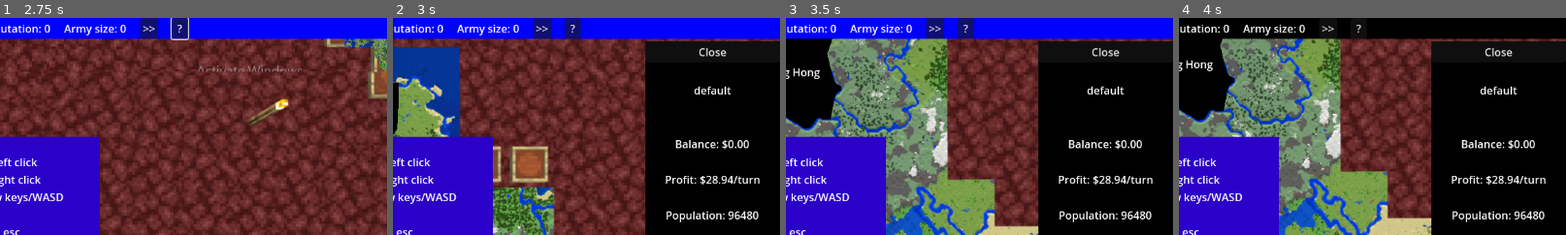
Above: before the commit, frames 1-4 (left to right).
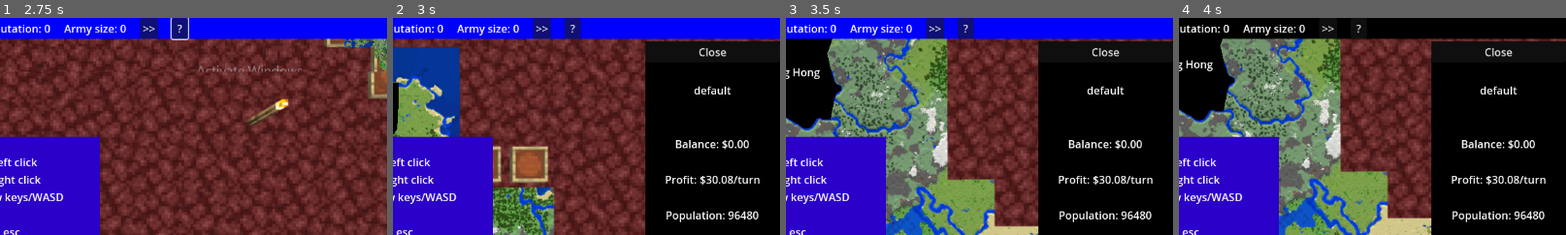
Above: after the commit, the same moments.

Repository: LN-Studios/silly-continent
Game: Godot game, scene res://scenes/root.tscn
Two runs of this game, one before a commit and one after it. Both use one fixed random seed, a clock stepped at 60 frames per second and the inputs below.
Inputs (mouse positions are % of the whole screen's width and height, from its top left):
- Up to frame 1 (2.75 s): click ">>" at 0.5 s; click "?" at 1.25 s; tap Enter at 2 s; move the mouse to (72, 45) at 2.02 s; press the mouse at (72, 45) at 2.03 s; hold Right (right) from 2.03 s (still down)
- Up to frame 2 (3 s): move the mouse to (30, 55) at 2.77 s; release Right (right) at 2.78 s; release the mouse at (30, 55) at 2.78 s; hold Down (down) from 2.78 s (still down); right-click (30, 55) at 2.85 s
- Up to frame 3 (3.5 s): keep holding Down (down)
- Up to frame 4 (4 s): release Down (down) at 3.5 s; click "Play as this country" at 3.5 s
The pictures show only the part of the screen within x 50-100%, y 0-50%; the shares and areas given below are measured in that part.

Frame 1 is identical in both runs. In frame 2, 0.1% of the frame differs, in the area x 80-88%, y 72-77%; in frame 3, 0.1%; in frame 4, 0.1%.

Commit message:
govt/terrain rework

Diff:
--- a/silly-continent/class/entity.gd
+++ b/silly-continent/class/entity.gd
@@ -5,7 +5,7 @@
 	name = "blank entity"
 }
 
-func _init(lib_dict: Dictionary):
+func _init(_lib_dict: Dictionary):
 	SignalBus.turn_phase_a.connect(turn_phase_a)
 	SignalBus.turn_phase_m.connect(turn_phase_m)
 	SignalBus.turn_phase_t.connect(turn_phase_t)
--- a/silly-continent/class/govt_type.gd
+++ b/silly-continent/class/govt_type.gd
@@ -5,11 +5,11 @@
 }
 
 func _init(in_data = {}):
-	data.merge(govt_data, true)
-	data.merge(in_data, true)
-	super(Lib.govts)
+	#data.merge(govt_data, true)
+	#data.merge(in_data, true)
+	super({})
 
-func set_effects(c: Country):
+func set_effects(_c: Country):
 	pass
 
 func switch_type(c: Country, new: GovtType):
--- a/silly-continent/class/modifier_list.gd
+++ b/silly-continent/class/modifier_list.gd
@@ -30,6 +30,8 @@
 	set_const(name, value, 1)
 
 func add_mod(arr: Array, mod: Modifier):
+	if (is_zero_approx(mod.get_value())):
+		return
 	var dupe_mod: Modifier
 	for current_mod in arr:
 		if (current_mod.get_name() == mod.get_name()):
@@ -44,14 +46,14 @@
 	var str = ""
 	if (use_money):
 		for con in consts:
-			str += con.get_name() + ": $" + Main.format_float(con.get_value()) + "\n"
+			str += con.get_name().capitalize() + ": $" + Main.format_float(con.get_value()) + "\n"
 	else:
 		for con in consts:
-			str += con.get_name() + ": "
+			str += con.get_name().capitalize() + ": "
 			if con.get_value() > 0.0: str += "+"
 			str += Main.format_float(con.get_value()) + "\n"
 	for mult in mults:
-		str += mult.get_name() + ": "
+		str += mult.get_name().capitalize() + ": "
 		var pct = mult.get_value()
 		if pct > 0.0: str += "+"
 		str += Main.format_percent(pct) + "\n"
--- a/silly-continent/class/terrain.gd
+++ b/silly-continent/class/terrain.gd
@@ -1,13 +1,18 @@
 class_name Terrain extends Entity
 
 var terrain_data = {
-	name = "terrain"
+	name = "terrain",
+	effects = {
+		tax = 0.0,
+		pop = 0.0
+	},
 }
 
-func _init(in_data = {}):
-	data.merge(terrain_data, true)
-	data.merge(in_data, true)
-	super(Lib.terrains)
+func _init(_in_data = {}):
+	#data.merge(terrain_data, true)
+	#data.merge(in_data, true)
+	super({})
 
-func set_effects(_ty: Territory):
-	pass
+func set_effects(ty: Territory):
+	ty.get_profit_mod().set_mult(get_name(), data.effects.tax)
+	ty.get_pop_mod().set_mult(get_name(), data.effects.pop)
--- a/silly-continent/class/territory.gd
+++ b/silly-continent/class/territory.gd
@@ -53,7 +53,7 @@
 
 func connect_entities():
 	set_country(Lib.get_country(data.country_id))
-	data.terrain = Lib.get_terrain(data.terrain_id)
+	set_terrain(Lib.get_terrain(data.terrain_id))
 
 func get_name() -> String:
 	return data.name
@@ -66,6 +66,10 @@
 
 func get_country() -> Country:
 	return data.get("country", null)
+
+func set_terrain(terr: Terrain):
+	data.terrain = terr
+	terr.set_effects(self)
 
 # population modifiers
 func get_pop() -> int:
--- a/silly-continent/data/default/govts.json
+++ b/silly-continent/data/default/govts.json
@@ -25,14 +25,14 @@
     },
     {
         "id": 6,
-        "name": "nomads"
+        "name": "UNUSED"
     },
     {
         "id": 7,
         "name": "theocracy"
     },
     {
-        "id": 9,
+        "id": 8,
         "name": "pirates"
     }
 ]
--- a/silly-continent/govt_types/city_state.gd
+++ b/silly-continent/govt_types/city_state.gd
@@ -1,17 +1,24 @@
-extends GovtType
+class_name CityState extends GovtType
 
-func _ready() -> void:
-	set_gtName("City State")
+var default_data = {
+	id = 3,
+	name = "city-state"
+}
+
+func _init(in_data = {}):
+	data.merge(default_data, true)
+	data.merge(in_data, true)
+	super(data)
 
 func set_effects(c: Country):
-	c.get_approvalMod().set_const(gt_name, .05)
+	c.get_approval_mod().set_const(get_name(), .05)
 	for t in c.get_territories():
 		if (t.is_capital()):
-			t.get_pop_mod().set_const(gt_name, (c.get_territories().size() - 1.0) / 10.0)
+			t.get_pop_mod().set_const(get_name(), (c.get_territories().size() - 1.0) / 10.0)
 		else:
-			t.get_pop_mod().set_const(gt_name, -0.1)
+			t.get_pop_mod().set_const(get_name(), -0.1)
 
 func undo_effects(c: Country):
-	c.get_approvalMod().erase(gt_name)
+	c.get_approval_mod().erase(get_name())
 	for t in c.get_territories():
-			t.get_pop_mod().erase(gt_name)
+			t.get_pop_mod().erase(get_name())
--- a/silly-continent/govt_types/default.gd
+++ b/silly-continent/govt_types/default.gd
@@ -1,7 +1,14 @@
-extends GovtType
+class_name DefaultGovt extends GovtType
 
-func _ready() -> void:
-	set_gtName("Unclaimed")
+var default_data = {
+	id = 0,
+	name = ""
+}
+
+func _init(in_data = {}):
+	data.merge(default_data, true)
+	data.merge(in_data, true)
+	super(data)
 
 func set_effects(c: Country):
-	c.get_profitMod().set_mod(gt_name, -1.0)
+	c.get_profit_mod().set_mult(get_name(), -1.0)
--- a/silly-continent/govt_types/monarchy.gd
+++ b/silly-continent/govt_types/monarchy.gd
@@ -1,8 +1,15 @@
-extends GovtType
+class_name Monarchy extends GovtType
 
-func _ready() -> void:
-	set_gtName("Monarchy")
+var default_data = {
+	id = 2,
+	name = "monarchy"
+}
+
+func _init(in_data = {}):
+	data.merge(default_data, true)
+	data.merge(in_data, true)
+	super(data)
 
 func set_effects(c: Country):
-	c.get_approvalMod().set_const(gt_name, -0.05)
-	c.get_armyMod().set_mod(gt_name, 0.1)
+	c.get_approval_mod().set_mult(get_name(), -0.05)
+	c.get_armyMod().set_mult(get_name(), 0.1)
--- a/silly-continent/govt_types/nomads.gd
+++ b/silly-continent/govt_types/nomads.gd
@@ -1,8 +1,15 @@
-extends GovtType
+class_name Nomads extends GovtType
 
-func _ready() -> void:
-	set_gtName("Nomads")
+var default_data = {
+	id = 4,
+	name = "nomads"
+}
+
+func _init(in_data = {}):
+	data.merge(default_data, true)
+	data.merge(in_data, true)
+	super(data)
 
 func set_effects(c: Country):
-	c.get_profitMod().set_mod("Nomads", -0.15)
-	c.get_armyMod().set_mod(gt_name, 0.5)
+	c.get_balance_mod().set_mult("Nomads", -0.15)
+	c.get_army_mod().set_mult(get_name(), 0.5)
--- a/silly-continent/govt_types/pillagers.gd
+++ b/silly-continent/govt_types/pillagers.gd
@@ -1,8 +1,15 @@
-extends GovtType
+class_name Pillagers extends GovtType
 
-func _ready() -> void:
-	set_gtName("Pillagers")
+var default_data = {
+	id = 5,
+	name = "pillagers"
+}
+
+func _init(in_data = {}):
+	data.merge(default_data, true)
+	data.merge(in_data, true)
+	super(data)
 
 func set_effects(c: Country):
-	c.get_rep_mod().set_const(gt_name, -30)
-	c.get_armyMod().set_mod(gt_name, 0.2)
+	c.get_rep_mod().set_mult(get_name(), -0.1)
+	c.get_army_mod().set_mult(get_name(), 0.2)
--- a/silly-continent/govt_types/pirates.gd
+++ b/silly-continent/govt_types/pirates.gd
@@ -1,8 +1,15 @@
-extends GovtType
+class_name Pirates extends GovtType
 
-func _ready() -> void:
-	set_gtName("Pirates")
+var default_data = {
+	id = 8,
+	name = "pirates"
+}
+
+func _init(in_data = {}):
+	data.merge(default_data, true)
+	data.merge(in_data, true)
+	super(data)
 
 func set_effects(c: Country):
-	c.get_rep_mod().set_const(gt_name, -15)
-	c.get_armyMod().set_mod(gt_name, 0.2)
+	c.get_rep_mod().set_mult(get_name(), -0.07)
+	c.get_armyMod().set_mod(get_name(), 0.2)
--- a/silly-continent/govt_types/republic.gd
+++ b/silly-continent/govt_types/republic.gd
@@ -1,8 +1,15 @@
-extends GovtType
+class_name Republic extends GovtType
 
-func _ready() -> void:
-	set_gtName("Republic")
+var default_data = {
+	id = 1,
+	name = "republic"
+}
+
+func _init(in_data = {}):
+	data.merge(default_data, true)
+	data.merge(in_data, true)
+	super(data)
 
 func set_effects(c: Country):
-	c.get_profitMod().set_mod(gt_name, 0.1)
-	c.get_approvalMod().set_const(gt_name, 0.1)
+	c.get_balance_mod().set_mult(get_name(), 0.1)
+	c.get_approval_mod().set_mult(get_name(), 0.1)
--- a/silly-continent/govt_types/theocracy.gd
+++ b/silly-continent/govt_types/theocracy.gd
@@ -1,9 +1,16 @@
-extends GovtType
+class_name Theocracy extends GovtType
 
-func _ready() -> void:
-	set_gtName("Theocracy")
+var default_data = {
+	id = 7,
+	name = "theocracy"
+}
+
+func _init(in_data = {}):
+	data.merge(default_data, true)
+	data.merge(in_data, true)
+	super(data)
 
 func set_effects(c: Country):
-	c.get_profitMod().set_mod(gt_name, 0.1)
-	c.get_rep_mod().set_const(gt_name, 5)
-	c.get_armyMod().set_mod(gt_name, 0.1)
+	c.get_balance_mod().set_mult(get_name(), 0.1)
+	c.get_rep_mod().set_mult(get_name(), 0.05)
+	c.get_army_mod().set_mod(get_name(), 0.1)
--- a/silly-continent/library/lib.gd
+++ b/silly-continent/library/lib.gd
@@ -5,12 +5,34 @@
 var terrains = {}
 var territs = {}
 
-var Dicts = {
+var load_dicts = {
 	Countries = countries,
-	Govts = govts,
-	Terrains = terrains,
+	#Govts = govts,
+	#Terrains = terrains,
 	Territs = territs,
 }
+
+var govt_arr = [
+	DefaultGovt.new(),
+	Republic.new(),
+	Monarchy.new(),
+	CityState.new(),
+	Nomads.new(),
+	Pillagers.new(),
+	Theocracy.new(),
+	Pirates.new()
+]
+
+var terriain_arr = [
+	DefaultTerrain.new(),
+	Grassland.new(),
+	Forest.new(),
+	Coastal.new(),
+	Hills.new(),
+	Mountains.new(),
+	Desert.new(),
+	Swamp.new()
+]
 
 func add_item(item: Entity, dict: Dictionary, overwrite = false):
 	var key = item.get_id()
@@ -51,21 +73,25 @@
 	return FileUtil.get_save_path() + "/%s" % dict_name + FileUtil.json_ext
 
 func save_state():
-	for dict_name in Dicts.keys():
+	for dict_name in load_dicts.keys():
 		var entity_data_arr = []
-		for entity in Dicts[dict_name].values():
+		for entity in load_dicts[dict_name].values():
 			entity_data_arr.append(entity.get_data())
 		FileUtil.write_to_file(entity_data_arr, get_entity_save_path(dict_name))
 
 func load_state():
-	for dict_name in Dicts.keys():
+	for dict_name in load_dicts.keys():
 		var entities_arr = FileUtil.read_from_file(get_entity_load_path(dict_name))
 		#forgive me for using a match statement here :(
 		match dict_name:
 			"Countries": load_countries(entities_arr)
+			"Territs": load_territories(entities_arr)
 			"Govts": load_govt_types(entities_arr)
 			"Terrains": load_terrains(entities_arr)
-			"Territs": load_territories(entities_arr)
+	for govt_type in govt_arr:
+		add_item(govt_type, govts)
+	for terrain in terriain_arr:
+		add_item(terrain, terrains)
 
 func load_countries(entity_arr: Array):
 	for entity_data in entity_arr:
--- a/silly-continent/terrain/coastal.gd
+++ b/silly-continent/terrain/coastal.gd
@@ -1,13 +1,15 @@
-extends Terrain
+class_name Coastal extends Terrain
 
-var effects = {
-	tax = 0.05,
-	pop = 0.05
+var default_data = {
+	id = 3,
+	name = "coastal",
+	effects = {
+		tax = 0.05,
+		pop = 0.05
+	},
 }
 
-func _init():
-	set_name("Coastal")
-
-func set_effects(ty: Territory):
-	ty.get_tax_mod().set_mod(get_name(), effects.tax)
-	ty.get_pop_pod().set_mod(get_name(), effects.pop)
+func _init(in_data = {}):
+	data.merge(default_data, true)
+	data.merge(in_data, true)
+	super(data)
--- a/silly-continent/terrain/default.gd
+++ b/silly-continent/terrain/default.gd
@@ -1,13 +1,15 @@
-extends Terrain
+class_name DefaultTerrain extends Terrain
 
-var effects = {
-	tax = 0.0,
-	pop = 0.0
+var default_data = {
+	id = 0,
+	name = "default terrain",
+	effects = {
+		tax = 0.0,
+		pop = 0.0
+	},
 }
 
-func _init():
-	set_name("default terrain")
-
-func set_effects(ty: Territory):
-	ty.get_tax_mod().set_mod(get_name(), effects.tax)
-	ty.get_pop_pod().set_mod(get_name(), effects.pop)
+func _init(in_data = {}):
+	data.merge(default_data, true)
+	data.merge(in_data, true)
+	super(data)
--- a/silly-continent/terrain/desert.gd
+++ b/silly-continent/terrain/desert.gd
@@ -1,13 +1,15 @@
-extends Terrain
+class_name Desert extends Terrain
 
-var effects = {
-	tax = -0.05,
-	pop = -0.10
+var default_data = {
+	id = 6,
+	name = "desert",
+	effects = {
+		tax = -0.05,
+		pop = -0.10
+	},
 }
 
-func _ready() -> void:
-	set_name("Desert")
-
-func set_effects(ty: Territory):
-	ty.get_tax_mod().set_mod(get_name(), effects.tax)
-	ty.get_pop_pod().set_mod(get_name(), effects.pop)
+func _init(in_data = {}):
+	data.merge(default_data, true)
+	data.merge(in_data, true)
+	super(data)
--- a/silly-continent/terrain/forest.gd
+++ b/silly-continent/terrain/forest.gd
@@ -1,8 +1,16 @@
-extends Terrain
+class_name Forest extends Terrain
 
-func _ready() -> void:
-	set_name("Forest")
 
-func set_effects(ty: Territory):
-	#ty.get_tax_mod().set_mod(terrainName, 0.0)
-	ty.get_pop_mod().set_mod(get_name(), 0.05)
+var default_data = {
+	id = 2,
+	name = "forest",
+	effects = {
+		tax = 0.0,
+		pop = 0.05
+	},
+}
+
+func _init(in_data = {}):
+	data.merge(default_data, true)
+	data.merge(in_data, true)
+	super(data)
--- a/silly-continent/terrain/grassland.gd
+++ b/silly-continent/terrain/grassland.gd
@@ -1,7 +1,15 @@
-extends Terrain
+class_name Grassland extends Terrain
 
-func _ready() -> void:
-	set_name("Grassland")
+var default_data = {
+	id = 1,
+	name = "grassland",
+	effects = {
+		tax = 0.15,
+		pop = 0.0
+	},
+}
 
-func set_effects(ty: Territory):
-	ty.get_tax_mod().set_mod(get_name(), 0.15)
+func _init(in_data = {}):
+	data.merge(default_data, true)
+	data.merge(in_data, true)
+	super(data)
--- a/silly-continent/terrain/hills.gd
+++ b/silly-continent/terrain/hills.gd
@@ -1,7 +1,15 @@
-extends Terrain
+class_name Hills extends Terrain
 
-func _ready() -> void:
-	set_name("Hills")
+var default_data = {
+	id = 4,
+	name = "hills",
+	effects = {
+		tax = -0.1,
+		pop = 0.0
+	},
+}
 
-func set_effects(ty:Territory):
-	ty.get_tax_mod().set_mod(get_name(), -0.1)
+func _init(in_data = {}):
+	data.merge(default_data, true)
+	data.merge(in_data, true)
+	super(data)
--- a/silly-continent/terrain/mountains.gd
+++ b/silly-continent/terrain/mountains.gd
@@ -1,8 +1,15 @@
-extends Terrain
+class_name Mountains extends Terrain
 
-func _ready() -> void:
-	set_name("Mountain")
+var default_data = {
+	id = 5,
+	name = "mountains",
+	effects = {
+		tax = -0.15,
+		pop = -0.1
+	},
+}
 
-func set_effects(ty:Territory):
-	ty.get_tax_mod().set_mod(get_name(), -0.15)
-	ty.get_pop_mod().set_mod(get_name(), -0.1)
+func _init(in_data = {}):
+	data.merge(default_data, true)
+	data.merge(in_data, true)
+	super(data)
--- a/silly-continent/terrain/swamp.gd
+++ b/silly-continent/terrain/swamp.gd
@@ -1,7 +1,15 @@
-extends Terrain
+class_name Swamp extends Terrain
 
-func _ready() -> void:
-	set_name("Swamp")
+var default_data = {
+	id = 7,
+	name = "mountains",
+	effects = {
+		tax = -0.05,
+		pop = 0.0
+	},
+}
 
-func set_effects(ty: Territory):
-	ty.get_tax_mod().set_mod(get_name(), -0.05)
+func _init(in_data = {}):
+	data.merge(default_data, true)
+	data.merge(in_data, true)
+	super(data)
